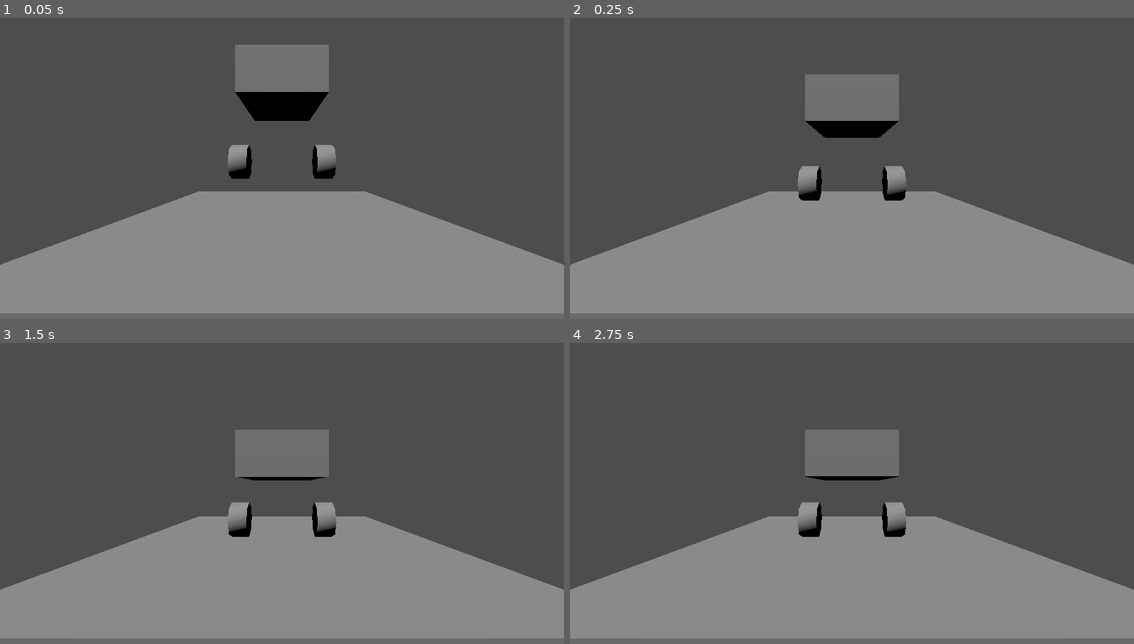
Above: before the commit, frames 1-4 (two rows, left to right).
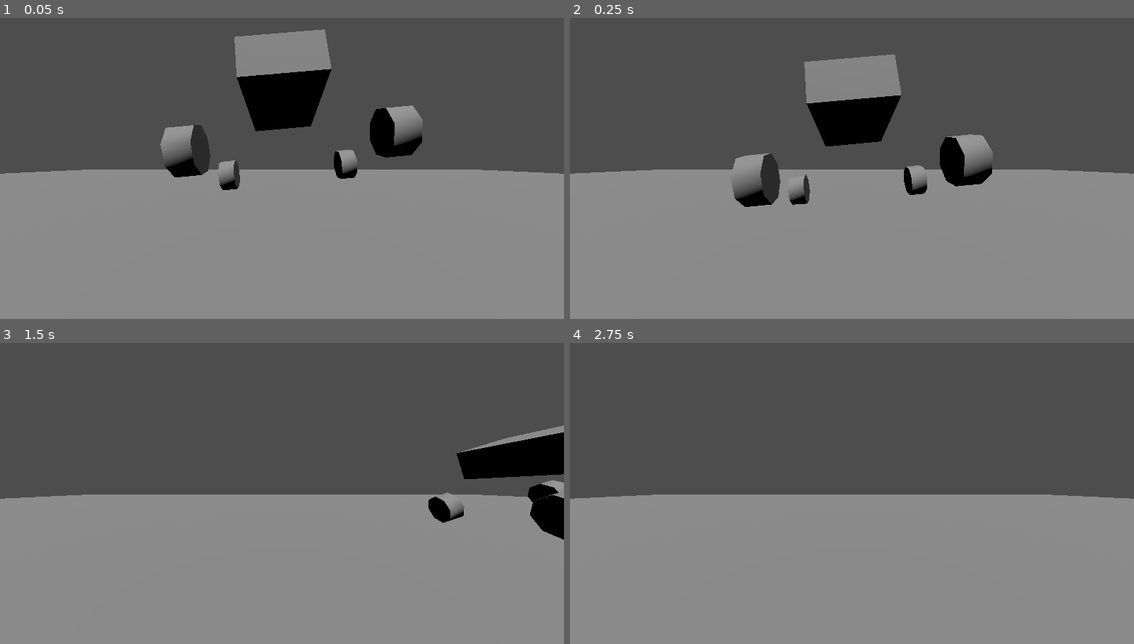
Above: after the commit, the same moments.

Repository: APlatner/robogames-2024
Game: Godot game, scene res://base.tscn
The game is run twice, just before and just after one commit, with the same random seed, the same clock (stepped at 60 frames per second) and the same inputs. The project has no main scene, so this scene is started directly.
Inputs:
- Up to frame 1 (0.05 s): no input
- Up to frame 2 (0.25 s): no input
- Up to frame 3 (1.5 s): hold D (right, bound only after the commit) 0.53-1.28 s; hold A (left, bound only after the commit) from 1.28 s (still down)
- Up to frame 4 (2.75 s): release A (left, bound only after the commit) at 2.03 s; hold D (right, bound only after the commit) from 2.03 s (still down)

The runs differ from the first frame. In frame 1, 23% of the frame differs, in the area x 0-100%, y 3-100%; in frame 2, 21%; in frame 3, 23%, in the area x 0-100%, y 27-100%; in frame 4, 20%.

Commit message:
make suspension work with rb3d. flies away sometimes

Diff:
--- a/base.tscn
+++ b/base.tscn
@@ -1,7 +1,8 @@
-[gd_scene load_steps=5 format=3 uid="uid://d3qux41xrps2"]
+[gd_scene load_steps=6 format=3 uid="uid://d3qux41xrps2"]
 
 [ext_resource type="Script" path="res://tank/physics.gd" id="1_ol57n"]
 [ext_resource type="PackedScene" uid="uid://bc0j5rrlb1xqf" path="res://tank/suspension.tscn" id="2_8xw0x"]
+[ext_resource type="Script" path="res://tank/chassis_physics.gd" id="3_e1on1"]
 
 [sub_resource type="BoxShape3D" id="BoxShape3D_4frkn"]
 size = Vector3(1, 0.5, 1.6)
@@ -18,7 +19,8 @@
 transform = Transform3D(1, 0, 0, 0, 1, 0, 0, 0, 1, 0, 0, 3)
 
 [node name="CharacterBody3D" type="CharacterBody3D" parent="." node_paths=PackedStringArray("shocks")]
-transform = Transform3D(1, 0, 0, 0, 1, 0, 0, 0, 1, 0, 1, 0)
+transform = Transform3D(1, 0, 0, 0, 1, 0, 0, 0, 1, -3, 1, 0)
+visible = false
 script = ExtResource("1_ol57n")
 shocks = [NodePath("Suspension1"), NodePath("Suspension")]
 
@@ -38,7 +40,32 @@
 transform = Transform3D(1, 0, 0, 0, 1, 0, 0, 0, 1, 0, -0.838757, 0)
 
 [node name="CSGBox3D" type="CSGBox3D" parent="StaticBody3D"]
-size = Vector3(4, 0.2, 4)
+size = Vector3(32.233, 0.2, 29.9023)
 
 [node name="CollisionShape3D" type="CollisionShape3D" parent="StaticBody3D"]
 shape = SubResource("BoxShape3D_ee3ug")
+
+[node name="RigidBody3D" type="RigidBody3D" parent="." node_paths=PackedStringArray("shocks")]
+transform = Transform3D(0.995327, -0.096558, 0, 0.0943055, 0.972108, 0.214735, -0.0207344, -0.213732, 0.976672, 0, 1, 0)
+mass = 25.0
+inertia = Vector3(50, 50, 50)
+script = ExtResource("3_e1on1")
+shocks = [NodePath("Suspension"), NodePath("Suspension2"), NodePath("Suspension3"), NodePath("Suspension4")]
+
+[node name="CSGBox3D" type="CSGBox3D" parent="RigidBody3D"]
+size = Vector3(1, 0.5, 1.6)
+
+[node name="CollisionShape3D" type="CollisionShape3D" parent="RigidBody3D"]
+shape = SubResource("BoxShape3D_4frkn")
+
+[node name="Suspension" parent="RigidBody3D" instance=ExtResource("2_8xw0x")]
+transform = Transform3D(1, 0, 0, 0, 1, 0, 0, 0, 1, 1, -1, -0.8)
+
+[node name="Suspension2" parent="RigidBody3D" instance=ExtResource("2_8xw0x")]
+transform = Transform3D(1, 0, 0, 0, 1, 0, 0, 0, 1, -1, -1, -0.8)
+
+[node name="Suspension3" parent="RigidBody3D" instance=ExtResource("2_8xw0x")]
+transform = Transform3D(1, 0, 0, 0, 1, 0, 0, 0, 1, -1, -1, 0.8)
+
+[node name="Suspension4" parent="RigidBody3D" instance=ExtResource("2_8xw0x")]
+transform = Transform3D(1, 0, 0, 0, 1, 0, 0, 0, 1, 1, -1, 0.8)
--- a/project.godot
+++ b/project.godot
@@ -17,3 +17,16 @@
 [dotnet]
 
 project/assembly_name="Robogames"
+
+[input]
+
+left={
+"deadzone": 0.5,
+"events": [Object(InputEventKey,"resource_local_to_scene":false,"resource_name":"","device":-1,"window_id":0,"alt_pressed":false,"shift_pressed":false,"ctrl_pressed":false,"meta_pressed":false,"pressed":false,"keycode":0,"physical_keycode":65,"key_label":0,"unicode":97,"echo":false,"script":null)
+]
+}
+right={
+"deadzone": 0.5,
+"events": [Object(InputEventKey,"resource_local_to_scene":false,"resource_name":"","device":-1,"window_id":0,"alt_pressed":false,"shift_pressed":false,"ctrl_pressed":false,"meta_pressed":false,"pressed":false,"keycode":0,"physical_keycode":68,"key_label":0,"unicode":100,"echo":false,"script":null)
+]
+}
--- /dev/null
+++ b/tank/chassis_physics.gd
@@ -0,0 +1,20 @@
+class_name ChassisPhysics
+extends RigidBody3D
+
+@export var shocks: Array[SuspensionPhysics]
+
+
+var g = -9.8
+
+var force = 0
+
+func _ready() -> void:
+	force += g
+
+func _physics_process(delta: float) -> void:
+	get_spring_force()
+
+func get_spring_force():
+	for shock in shocks:
+		apply_impulse(shock.force * Vector3.UP, shock.position)
+		apply_impulse(Input.get_axis('left', 'right') * Vector3.RIGHT, shock.position)
--- a/tank/suspension_physics.gd
+++ b/tank/suspension_physics.gd
@@ -1,8 +1,8 @@
 class_name SuspensionPhysics
 extends Node3D
 
-var stiffness: float = 30
-var damping: float = 5
+var stiffness: float = 5
+var damping: float = 1
 
 var compressed_position: float = 1
 var extended_position: float = 0
@@ -15,12 +15,15 @@
 var previous_compression_amount: float
 
 func _physics_process(delta: float) -> void:
+
+
 	compression_amount = (extended_position - wheel.position.y) / (extended_position - compressed_position)
 
-	var velocity = -(compression_amount - previous_compression_amount) / delta
+	var velocity: = -(compression_amount - previous_compression_amount) / delta
 
 
 	force = compression_amount * stiffness - velocity * damping
+	print(force)
 
 	previous_compression_amount = compression_amount
 
